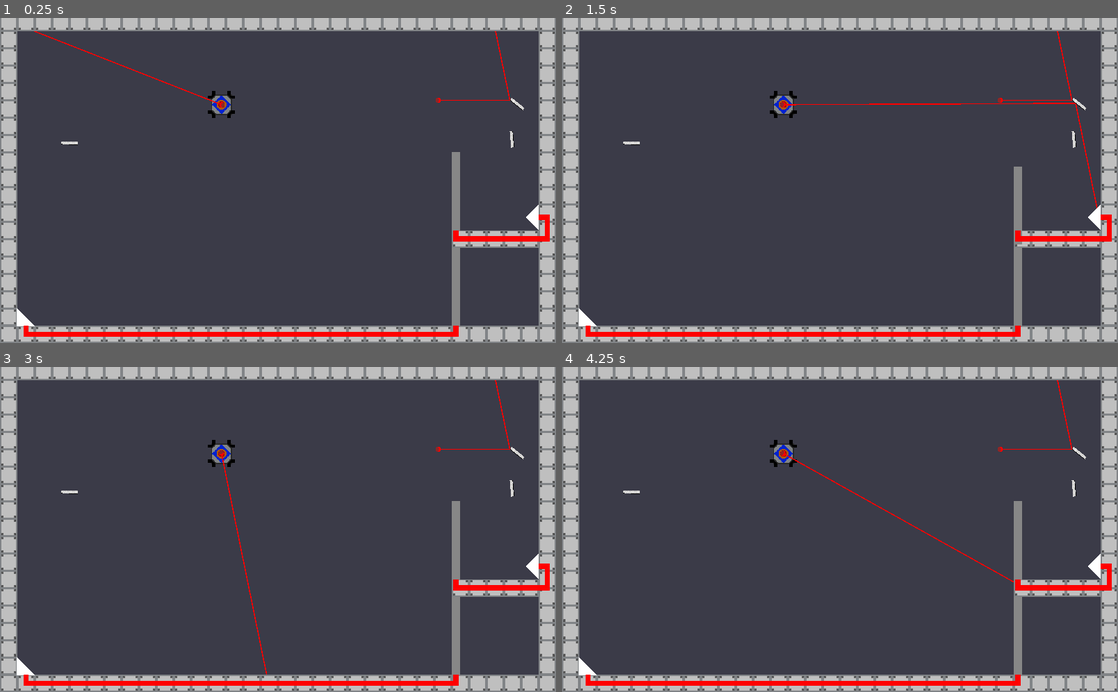
Above: before the commit, frames 1-4 (two rows, left to right).
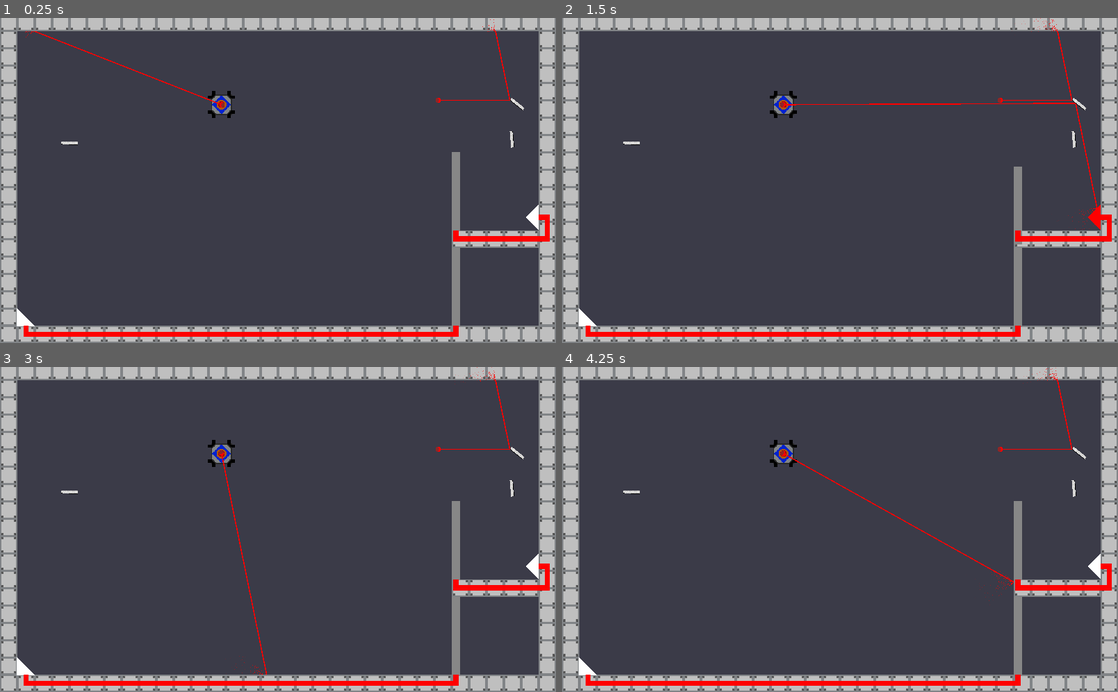
Above: after the commit, the same moments.

Repository: Call-Me-Sir/Calan-Game2021
Game: Godot game, scene res://Level 1.tscn
Two runs of this game, one before a commit and one after it. Both use one fixed random seed, a clock stepped at 60 frames per second and the inputs below.
Inputs (mouse positions are in pixels of both pictures, inside the frame that each line leads up to):
- Up to frame 1 (0.25 s): no input
- Up to frame 2 (1.5 s): move the mouse to (634, 144) at 0.52 s; hold Right (Contraptionright) 0.53-1.28 s; click (634, 144) at 0.67 s; move the mouse to (1079, 105) at 1.27 s; hold Ctrl (slowdown) from 1.28 s (still down); click (1079, 105) at 1.42 s
- Up to frame 3 (3 s): move the mouse to (511, 487) at 2.02 s; release Ctrl (slowdown) at 2.03 s; hold Right (Contraptionright) 2.03-2.78 s; click (511, 487) at 2.17 s; move the mouse to (250, 594) at 2.77 s; hold Shift (speedup) from 2.78 s (still down); click (250, 594) at 2.92 s
- Up to frame 4 (4.25 s): move the mouse to (1006, 578) at 3.52 s; release Shift (speedup) at 3.53 s; hold Left (Contraptionleft) from 3.53 s (still down); click (1006, 578) at 3.67 s

The runs differ from the first frame. In frame 1, less than 0.1% of the frame differs, in the area x 4-90%, y 0-6%; in frame 2, 0.1%, in the area x 82-97%, y 0-72%; in frame 3, less than 0.1%; in frame 4, less than 0.1%.

Commit message:
More stuff I forget what

Diff:
--- a/RayArray/Door.gd
+++ b/RayArray/Door.gd
@@ -44,6 +44,7 @@
 
 func _on_Area2D_area_entered(area):
 	if area.is_in_group("Laser") and laserhitting == 0:
+		$Sensor/Polygon2D.color = Color(1,0,0)
 		laserhitting +=1
 		print(laserhitting)
 		if open == false:
@@ -57,6 +58,7 @@
 
 func _on_Area2D_area_exited(area):
 	if area.is_in_group("Laser") and laserhitting == 1:
+		$Sensor/Polygon2D.color = Color(1,1,1)
 		laserhitting -= 1
 		print(laserhitting)
 		if open == true:
--- a/RayArray/Door.tscn
+++ b/RayArray/Door.tscn
@@ -60,6 +60,7 @@
 polygon = PoolVector2Array( -24, 0, 0, -24, 24, 0 )
 
 [node name="Area2D" type="Area2D" parent="Sensor"]
+visible = false
 
 [node name="CollisionShape2D2" type="CollisionPolygon2D" parent="Sensor/Area2D"]
 polygon = PoolVector2Array( -24, 0, 0, -24, 24, 0 )
--- a/RayArray/LaserExperiment.tscn
+++ b/RayArray/LaserExperiment.tscn
@@ -6,7 +6,22 @@
 [sub_resource type="CircleShape2D" id=1]
 radius = 1.41421
 
-[sub_resource type="CircleShape2D" id=2]
+[sub_resource type="Gradient" id=4]
+colors = PoolColorArray( 1, 0, 0, 1, 1, 0, 0, 0 )
+
+[sub_resource type="GradientTexture" id=2]
+gradient = SubResource( 4 )
+
+[sub_resource type="ParticlesMaterial" id=5]
+flag_disable_z = true
+gravity = Vector3( 0, 0, 0 )
+initial_velocity = 100.0
+initial_velocity_random = 0.7
+orbit_velocity = 0.0
+orbit_velocity_random = 0.0
+color_ramp = SubResource( 2 )
+
+[sub_resource type="CircleShape2D" id=6]
 radius = 5.0
 
 [sub_resource type="CircleShape2D" id=3]
@@ -40,10 +55,15 @@
 [node name="CollisionShape2D" type="CollisionShape2D" parent="RayCast2D/SensorCheck"]
 shape = SubResource( 1 )
 
+[node name="EndParticles" type="Particles2D" parent="RayCast2D/SensorCheck"]
+rotation = 3.14159
+amount = 200
+process_material = SubResource( 5 )
+
 [node name="CollisionShape2D" type="CollisionShape2D" parent="."]
 position = Vector2( -1, 0 )
 rotation = 1.57079
-shape = SubResource( 2 )
+shape = SubResource( 6 )
 disabled = true
 
 [node name="Area2D" type="Area2D" parent="."]
--- a/RayArray/Mirror.tscn
+++ b/RayArray/Mirror.tscn
@@ -17,18 +17,22 @@
 [node name="MirrorTexture" type="Sprite" parent="."]
 texture = ExtResource( 1 )
 
+[node name="CollisionShape2D" type="CollisionShape2D" parent="."]
+position = Vector2( -1, 0 )
+scale = Vector2( 0.608107, -2.09202 )
+shape = SubResource( 1 )
+
 [node name="Area2D" type="Area2D" parent="."]
+collision_layer = 3
+collision_mask = 3
 
 [node name="CollisionShape2D" type="CollisionShape2D" parent="Area2D"]
 position = Vector2( -1, 0 )
 scale = Vector2( 0.608107, -2.09202 )
 shape = SubResource( 1 )
 
-[node name="CollisionShape2D" type="CollisionShape2D" parent="."]
-position = Vector2( -1, 0 )
-scale = Vector2( 0.608107, -2.09202 )
-shape = SubResource( 1 )
-
+[connection signal="mouse_entered" from="." to="." method="_on_Mirror_mouse_entered"]
+[connection signal="mouse_exited" from="." to="." method="_on_Mirror_mouse_exited"]
 [connection signal="area_entered" from="Area2D" to="." method="_on_Area2D_area_entered"]
 [connection signal="area_exited" from="Area2D" to="." method="_on_Area2D_area_exited"]
 [connection signal="mouse_entered" from="Area2D" to="." method="_on_Area2D_mouse_entered"]
--- a/RayArray/NewRedLaser.gd
+++ b/RayArray/NewRedLaser.gd
@@ -48,9 +48,11 @@
 		ray.global_position = pt
 		ray.cast_to = ray.cast_to.bounce(normal)
 		ray.force_raycast_update()
+
 		bounces += 1
 		if bounces >= max_bounces:
 			break
+		$RayCast2D/SensorCheck/EndParticles.rotation = normal.angle()
 	if prev != null:
 		prev.collision_mask = 3
 		prev.collision_layer = 3
--- a/RayArray/Playerspaceshipkinematic.tscn
+++ b/RayArray/Playerspaceshipkinematic.tscn
@@ -18,24 +18,19 @@
 
 [sub_resource type="SpriteFrames" id=1]
 animations = [ {
+"frames": [ ExtResource( 10 ) ],
+"loop": false,
+"name": "Small Right",
+"speed": 5.0
+}, {
 "frames": [ null, ExtResource( 4 ), ExtResource( 15 ), ExtResource( 14 ), ExtResource( 12 ) ],
 "loop": false,
 "name": "Thrust Up",
 "speed": 15.0
 }, {
-"frames": [ ExtResource( 10 ) ],
-"loop": false,
-"name": "Small Right",
-"speed": 5.0
-}, {
 "frames": [ ExtResource( 9 ) ],
 "loop": false,
 "name": "Full Right",
-"speed": 5.0
-}, {
-"frames": [ ExtResource( 13 ) ],
-"loop": false,
-"name": "Full Up",
 "speed": 5.0
 }, {
 "frames": [ ExtResource( 11 ) ],
@@ -47,6 +42,11 @@
 "loop": false,
 "name": "Thrust Right",
 "speed": 15.0
+}, {
+"frames": [ ExtResource( 13 ) ],
+"loop": false,
+"name": "Full Up",
+"speed": 5.0
 } ]
 
 [sub_resource type="CircleShape2D" id=2]
--- a/RayArray/Scripts/NonLaserScripts.gd
+++ b/RayArray/Scripts/NonLaserScripts.gd
@@ -39,12 +39,11 @@
 	pickupable = false
 	print(pickupable)
 
-
-func _on_Area2D_mouse_entered():
+func _on_Mirror_mouse_entered():
 	mouse_in = true
 	print(mouse_in)
 
 
-func _on_Area2D_mouse_exited():
-	mouse_in = false # Replace with function body.
+func _on_Mirror_mouse_exited():
+	mouse_in = false
 	print(mouse_in)
--- a/RayArray/Scripts/Playerspaceshipkinematic.gd
+++ b/RayArray/Scripts/Playerspaceshipkinematic.gd
@@ -25,14 +25,13 @@
 	friction = f
 
 #Mr Smith version of deploycheck
-func reparent_object(object, pickup = true):
-	var new = object.duplicate
-	if pickup:
-		add_child(new)
-		object.queue_free()
-	else:
-		get_parent().add_child(new)
-		object.queue_free()
+func reparent_object(object):
+	var local_objects = $PickupArea.get_overlapping_bodies()
+	if object in local_objects:
+		if object.is_in_group("Pickupable") and object.pickupable == true:
+			var new = object.duplicate
+			add_child(new)
+			object.queue_free()
 
 
 func deploy_check():
@@ -52,7 +51,10 @@
 			world_optic.name = "Mirror"
 			get_parent().add_child(world_optic)
 			remove_child($Mirror)
-		#elif
+		#Put more optical contraptions here
+		else:
+			pass
+			#reparent_object()
 
 
 func thrust_animation():
Not shown: 1 places in RayArray/LaserExperiment.tscn that only renumber resources
Not shown: 4 places in RayArray/Red Laser Contraption.tscn that only renumber resources
